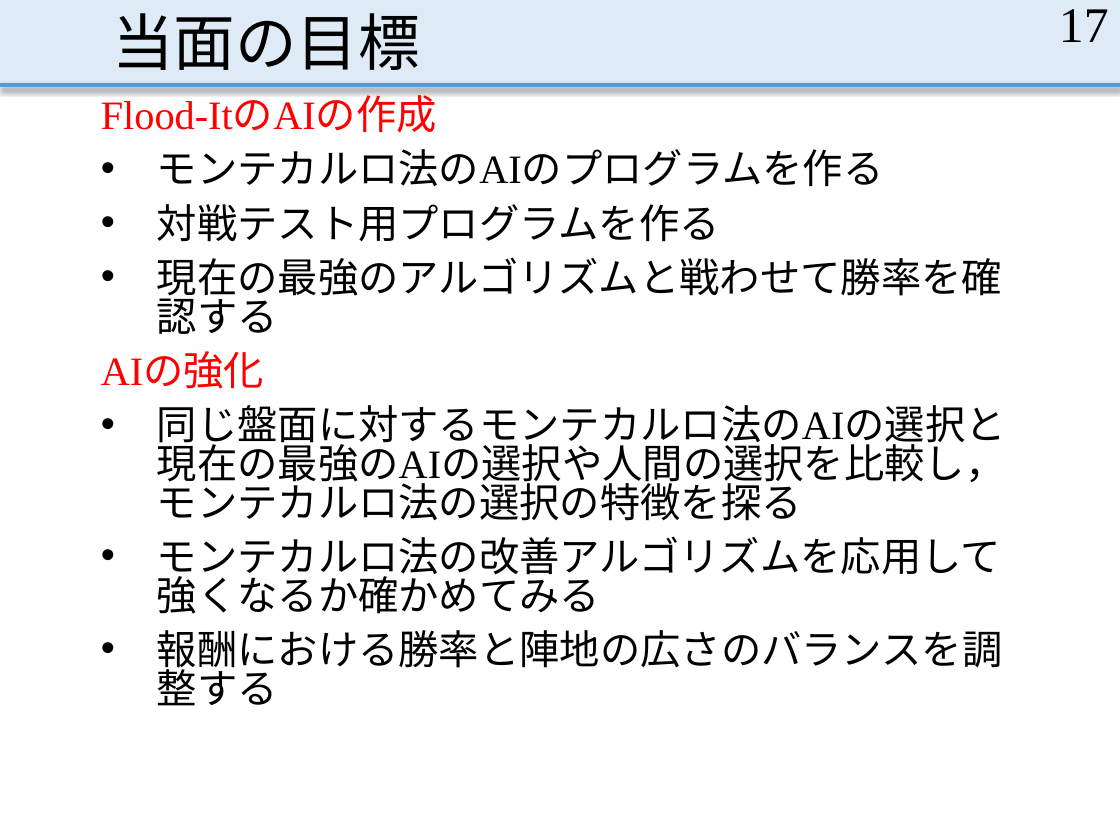
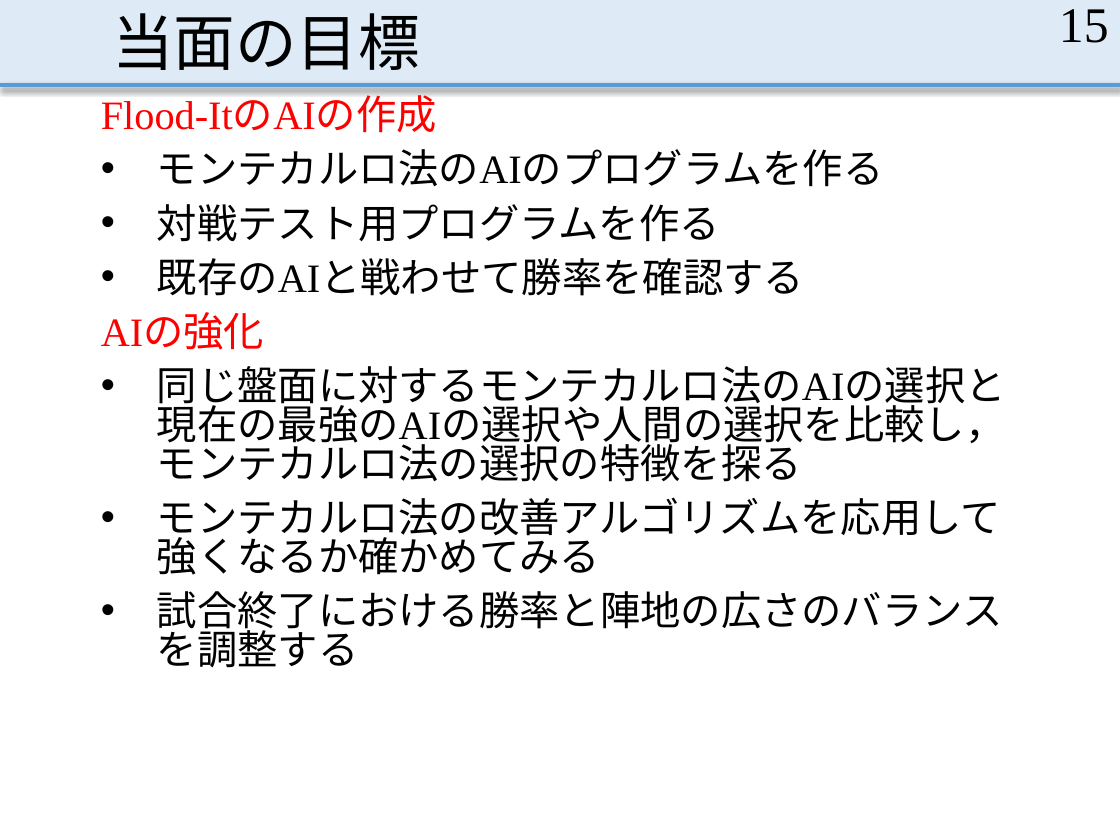
Before and after one commit to MasayaOda/SR, a slide deck: slide 15 of 中間発表.pptx (slide 17 before the commit). Drawn at 1120x840 pixels with LibreOffice and Linux fonts; fonts in the diff are those of the drawing. Boxes give left, top, right and bottom in pixels: in the first picture for what was removed or moved away, otherwise in the second. Text is boxed around its words. In the diff, an @@ line names an element or a change of style, - is before the commit and + after.

Commit message:
先生に再び確認していただいた

```diff
--- a/中間発表.pptx
+++ b/中間発表.pptx
@@ page number at <box>1059,9,1109,43</box>: text changed @@
-17
+15
@@ text at <box>157,258,804,296</box>: text changed @@
-• 現在の最強のアルゴリズムと戦わせて勝率を確認する
+• 既存のAIと戦わせて勝率を確認する
@@ text at <box>157,591,1003,668</box>: text changed @@
-• 報酬における勝率と陣地の広さのバランスを調整する
+• 試合終了における勝率と陣地の広さのバランスを調整する
```
Also in this commit, not shown: 13 other slides changed, 2 slides added.
